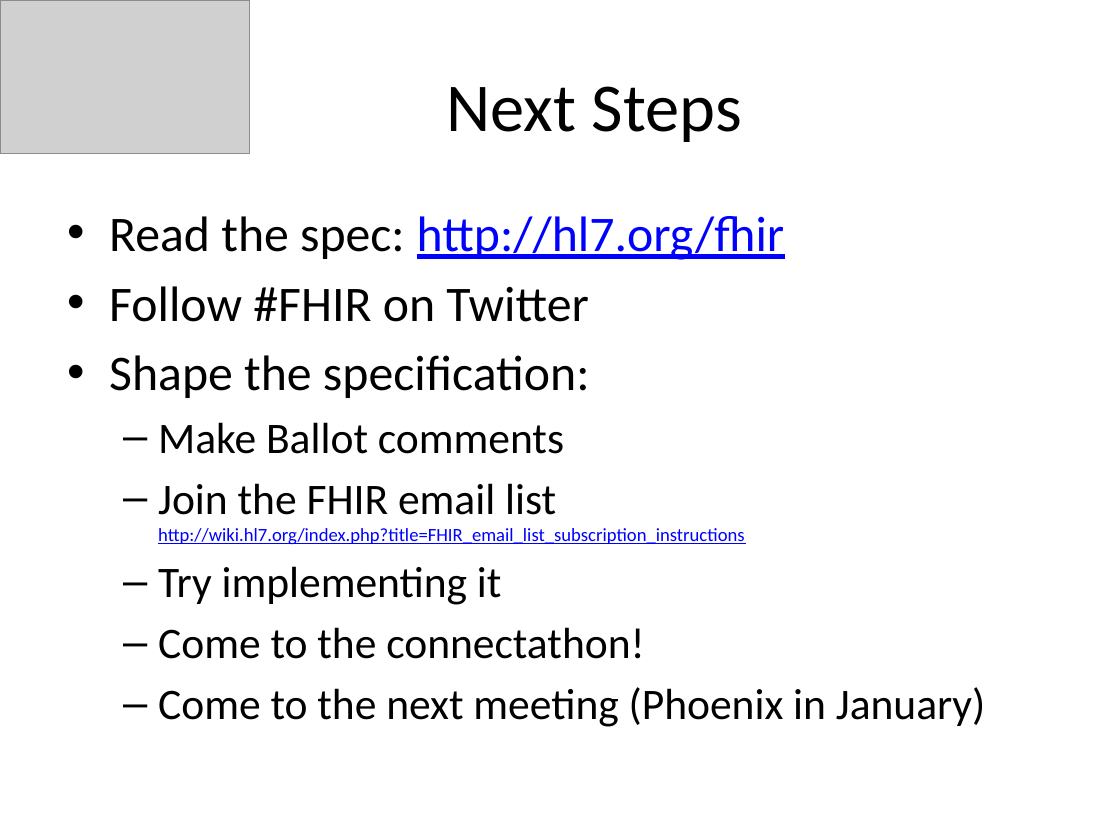
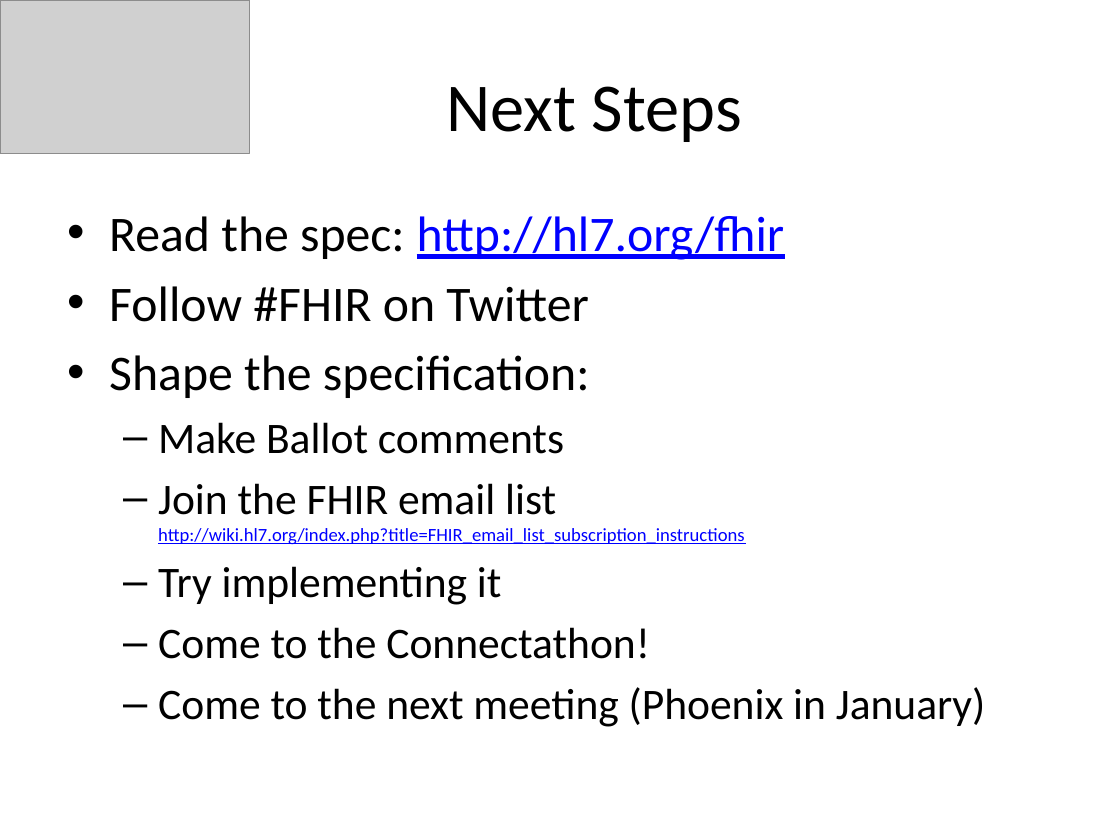
Before and after one commit to vista-novo/fhir, a slide deck: slide 18 of presentations/2012 Dec Webinar/FHIR Webinar.pptx. Drawn at 1120x840 pixels with LibreOffice and Linux fonts; fonts in the diff are those of the drawing; grey boxes stand for pictures. Boxes give left, top, right and bottom in pixels: in the first picture for what was removed or moved away, otherwise in the second. Text is boxed around its words. In the diff, an @@ line names an element or a change of style, - is before the commit and + after.

```diff
--- a/presentations/2012 Dec Webinar/FHIR Webinar.pptx
+++ b/presentations/2012 Dec Webinar/FHIR Webinar.pptx
@@ text at (x1=158, y1=627, x2=650, y2=659): text changed @@
-  – Come to the connectathon!
+  – Come to the Connectathon!
```
Also in this commit, not shown: 3 other slides changed.
